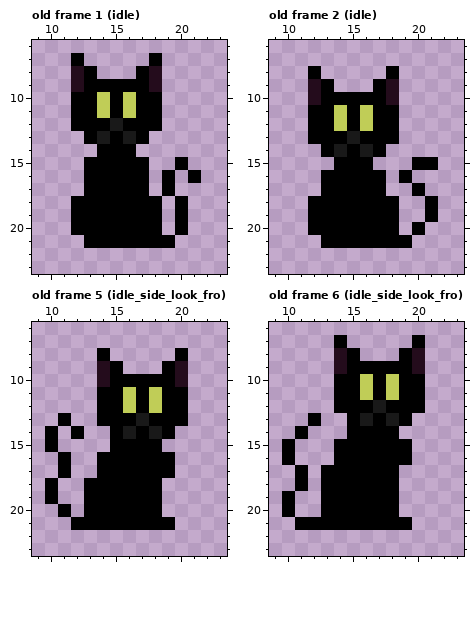
Two versions of one pixel-art file, textures/cat-experiments/cat.aseprite. The first picture shows the starting point.
32x32 pixels, 23 frames. Shown: old frame 1 (idle): x 9..23, y 6..23; old frame 2 (idle): x 9..23, y 6..23; old frame 5 (idle_side_look_fro): x 9..23, y 6..23; old frame 6 (idle_side_look_fro): x 9..23, y 6..23.
After:
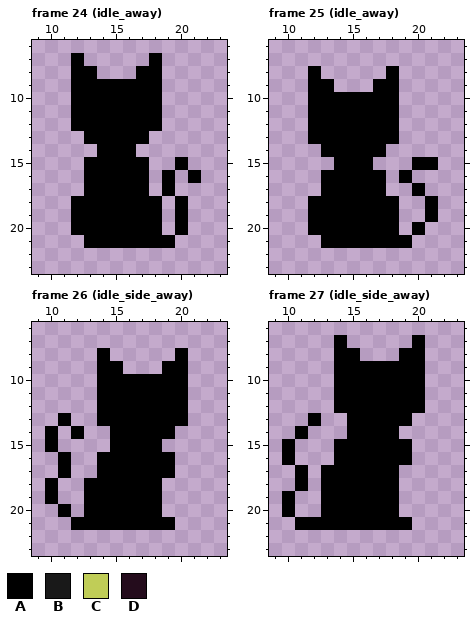
Palette (. is transparent): A #000000  B #191919  C #c0cd57  D #240c1c
A new or re-ordered frame is compared with the old frame closest to it.
Change:
frames 23 -> 27
Frame 24 (idle_away) is new; against old frame 1 (idle):
y 8..9: x 12 D -> A; x 18 D -> A
y 10..11: x 14 C -> A; x 16 C -> A
y 12: x 15 B -> A
y 13: x 14 B -> A; x 16 B -> A
Frame 25 (idle_away) is new; against old frame 2 (idle):
y 9..10: x 12 D -> A; x 18 D -> A
y 11..12: x 14 C -> A; x 16 C -> A
y 13: x 15 B -> A
y 14: x 14 B -> A; x 16 B -> A
Frame 26 (idle_side_away) is new; against old frame 5 (idle_side_look_fro):
y 9..10: x 14 D -> A; x 20 D -> A
y 11..12: x 16 C -> A; x 18 C -> A
y 13: x 17 B -> A
y 14: x 16 B -> A; x 18 B -> A
Frame 27 (idle_side_away) is new; against old frame 6 (idle_side_look_fro):
y 8..9: x 14 D -> A; x 20 D -> A
y 10..11: x 16 C -> A; x 18 C -> A
y 12: x 17 B -> A
y 13: x 16 B -> A; x 18 B -> A
Pixel boxes of the changes (left, top, right, bottom) in both pictures:
changed: (71, 66, 162, 144)
changed: (308, 79, 399, 157)
changed: (97, 361, 188, 439)
changed: (334, 348, 425, 426)
